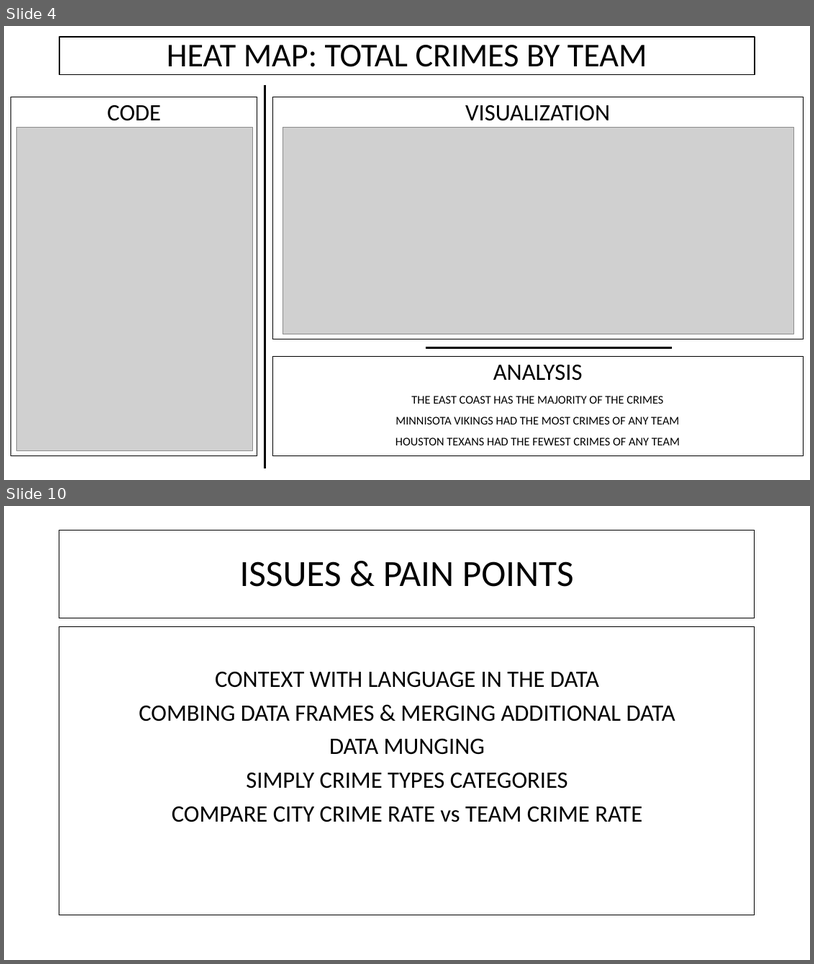
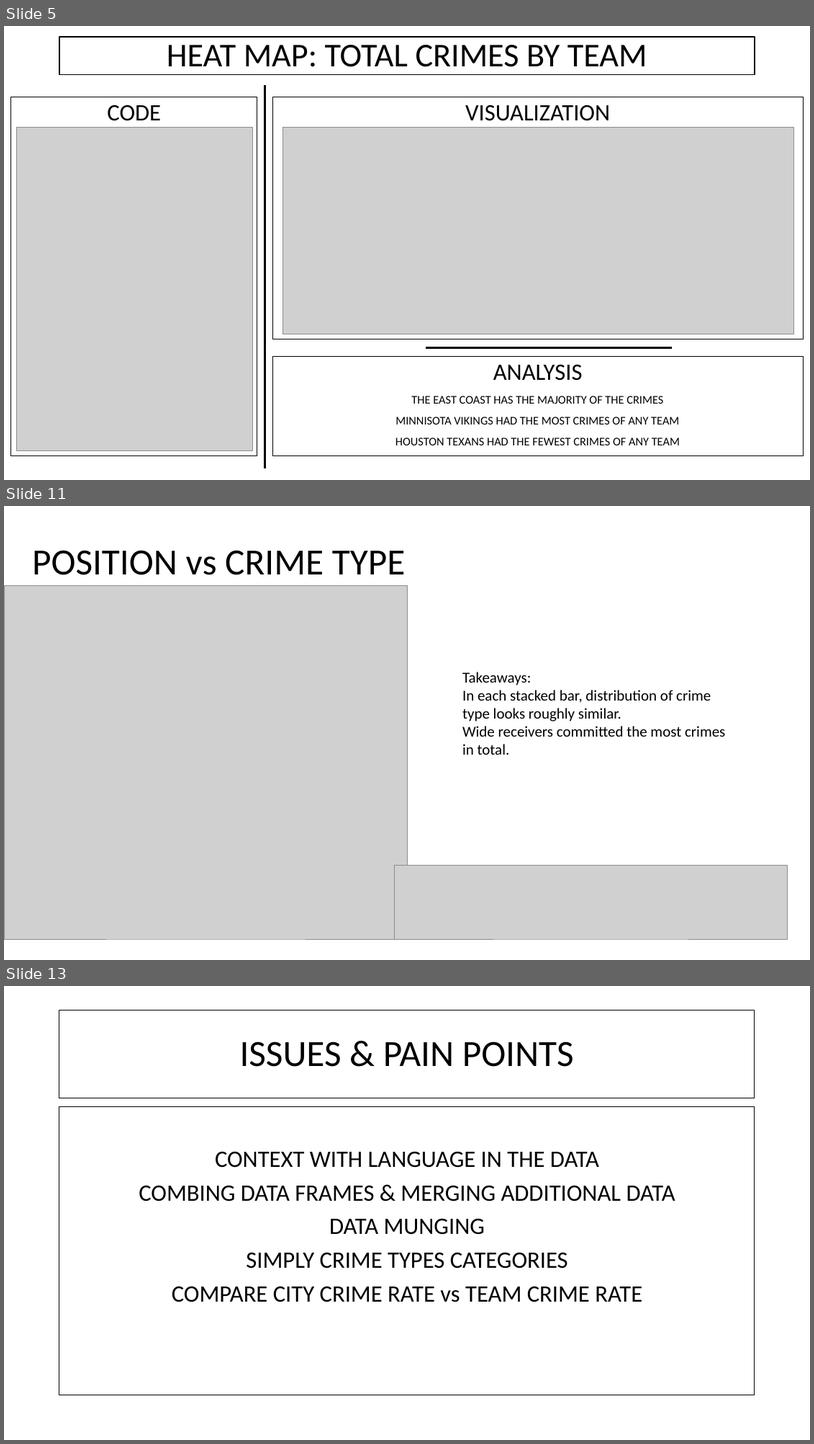
Before and after one commit to alecslaney/project2, a slide deck: CHADS_CODING/CRIME + NFL.pptx. Shown one above the other, each under a label of ours: slides 4 and 10 before the commit, slides 5, 11 and 13 after it; the slides between them are not shown. The pictures are 814x964 and 814x1444 pixels, drawn with LibreOffice and Linux fonts; fonts in the diff are those of the drawing; grey boxes stand for pictures. Boxes give left, top, right and bottom in pixels: in the first picture for what was removed or moved away, otherwise in the second. Text is boxed around its words. In the diff, an @@ line names an element or a change of style, - is before the commit and + after.

```diff
--- a/CHADS_CODING/CRIME + NFL.pptx
+++ b/CHADS_CODING/CRIME + NFL.pptx
@@ slide 11 added at bbox=[4, 506, 810, 960], background #FFFFFF @@
@@ title added at bbox=[32, 550, 406, 575], 44 pt, text #000000 @@
+POSITION vs CRIME TYPE
@@ picture added at bbox=[4, 585, 407, 939] @@
@@ text added at bbox=[463, 672, 725, 754], 18 pt, text #000000 @@
+Takeaways:
+In each stacked bar, distribution of crime type looks roughly similar.
+Wide receivers committed the most crimes in total.
@@ picture added at bbox=[395, 865, 787, 939] @@
@@ what was slide 4 is now slide 5 @@
@@ what was slide 10 is now slide 13 @@
```
Also in this commit, not shown: 2 slides changed, 8 other slides added, 5 slides removed.
